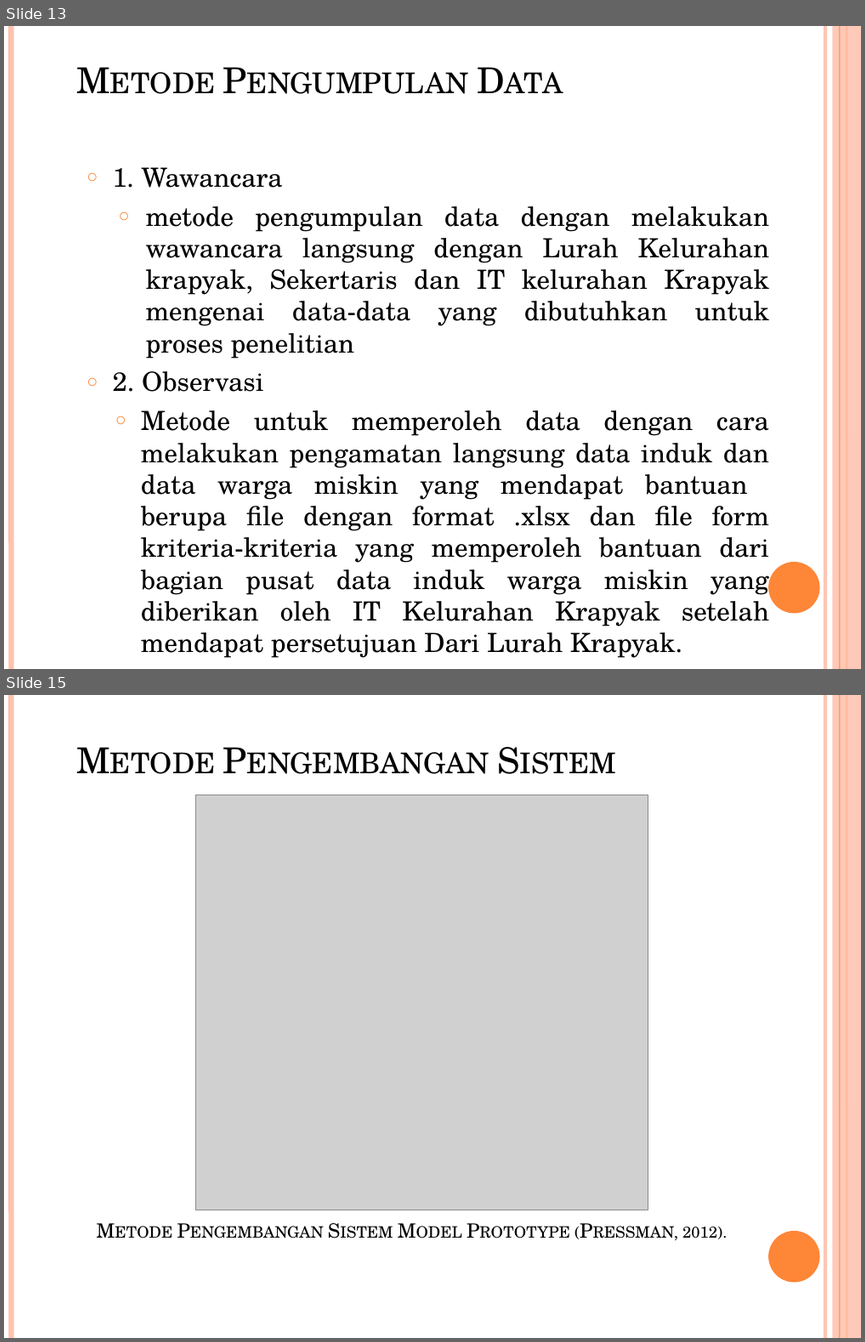
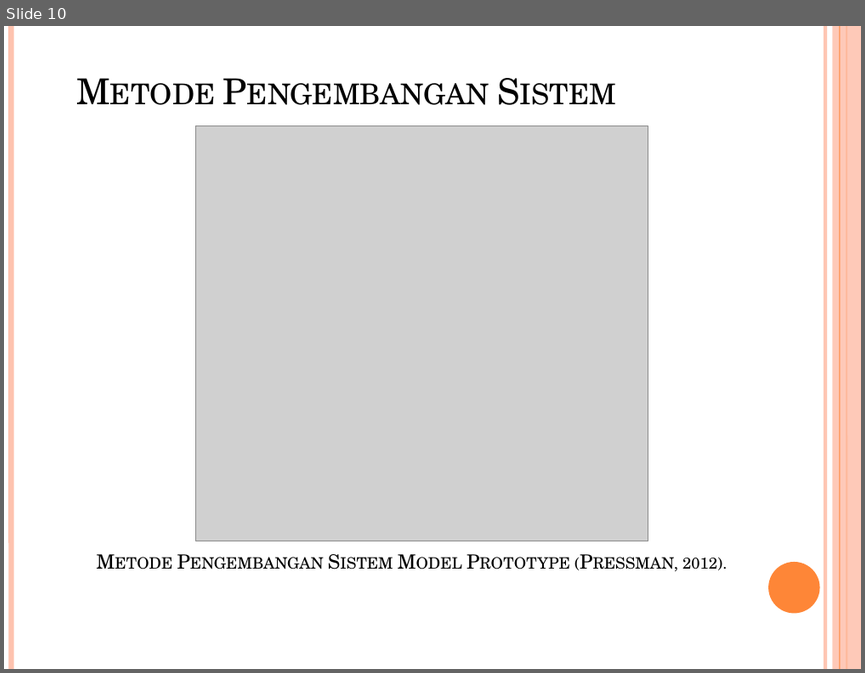
Before and after one commit to Shoichiinaba/Laporan-TA-Full, a slide deck: Presentation TA.pptx. Shown one above the other, each under a label of ours: slides 13 and 15 before the commit, slide 10 after it; the slides between them are not shown. The pictures are 865x1342 and 865x673 pixels, drawn with LibreOffice and Linux fonts; fonts in the diff are those of the drawing; grey boxes stand for pictures; background and template pictures are left out. Boxes give left, top, right and bottom in pixels: in the first picture for what was removed or moved away, otherwise in the second. Text is boxed around its words. In the diff, an @@ line names an element or a change of style, - is before the commit and + after.

```diff
--- a/Presentation TA.pptx
+++ b/Presentation TA.pptx
@@ slide 13 removed at (4,26,861,669), background picture (left out); not listed: 6 template elements that a slide beside it also shows @@
@@ title removed at (69,51,768,106) @@
-Metode Pengumpulan Data
@@ text removed at (113,167,770,658) @@
-○ 1. Wawancara
-○ metode pengumpulan data dengan melakukan wawancara langsung dengan Lurah Kelurahan krapyak, Sekertaris dan IT kelurahan Krapyak mengenai data-data yang dibutuhkan untuk proses penelitian
-○ 2. Observasi
-○ Metode untuk memperoleh data dengan cara melakukan pengamatan langsung data induk dan data warga miskin yang mendapat bantuan berupa file dengan format .xlsx dan file form kriteria-kriteria yang memperoleh bantuan dari bagian pusat data induk warga miskin yang diberikan oleh IT Kelurahan Krapyak setelah mendapat persetujuan Dari Lurah Krapyak.
@@ what was slide 15 is now slide 10 @@
```
Also in this commit, not shown: 7 slides changed, 3 slides added, 5 other slides removed, 1 other file.
